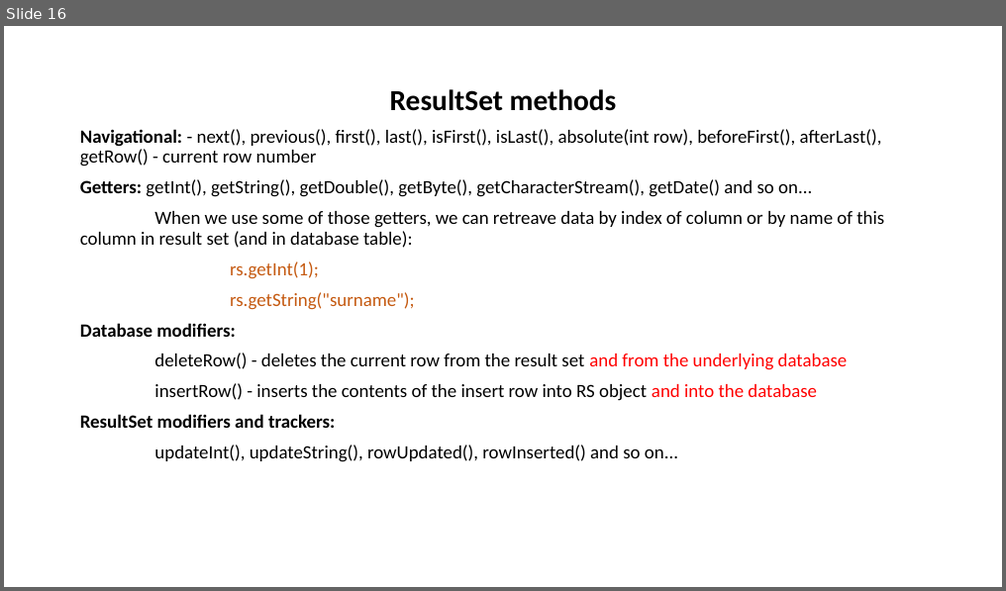
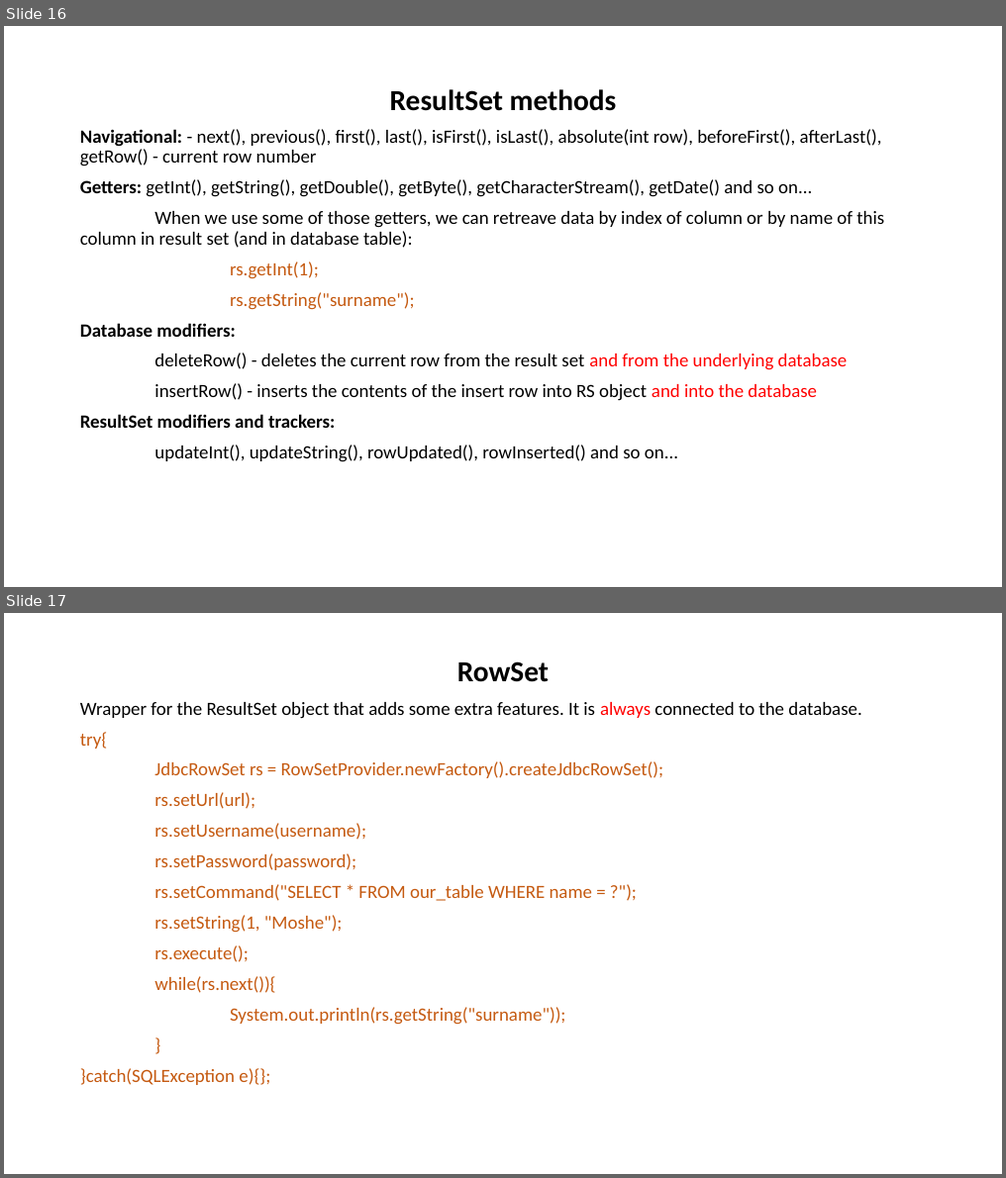
Before and after one commit to 4uhonec/JDBC-demo, a slide deck: JDBC.pptx. Shown one above the other, each under a label of ours: slide 16 before the commit, slides 16 and 17 after it. The pictures are 1006x591 and 1006x1178 pixels, drawn with LibreOffice and Linux fonts; fonts in the diff are those of the drawing. Boxes give left, top, right and bottom in pixels: in the first picture for what was removed or moved away, otherwise in the second. Text is boxed around its words. In the diff, an @@ line names an element or a change of style, - is before the commit and + after.

```diff
--- a/JDBC.pptx
+++ b/JDBC.pptx
@@ slide 17 added at (4, 613, 1002, 1174), background #FFFFFF @@
@@ text added at (80, 662, 861, 1085), 18 pt, text #C55A11 @@
+RowSet
+Wrapper for the ResultSet object that adds some extra features. It is always connected to the database.
+try{
+JdbcRowSet rs = RowSetProvider.newFactory().createJdbcRowSet();
+rs.setUrl(url);
+rs.setUsername(username);
+rs.setPassword(password);
+rs.setCommand("SELECT * FROM our_table WHERE name = ?");
+rs.setString(1, "Moshe");
+rs.execute();
+while(rs.next()){
+System.out.println(rs.getString("surname"));
+}
+}catch(SQLException e){};
```
Also in this commit, not shown: 1 slide changed, 1 other slide added, 1 slide removed.
